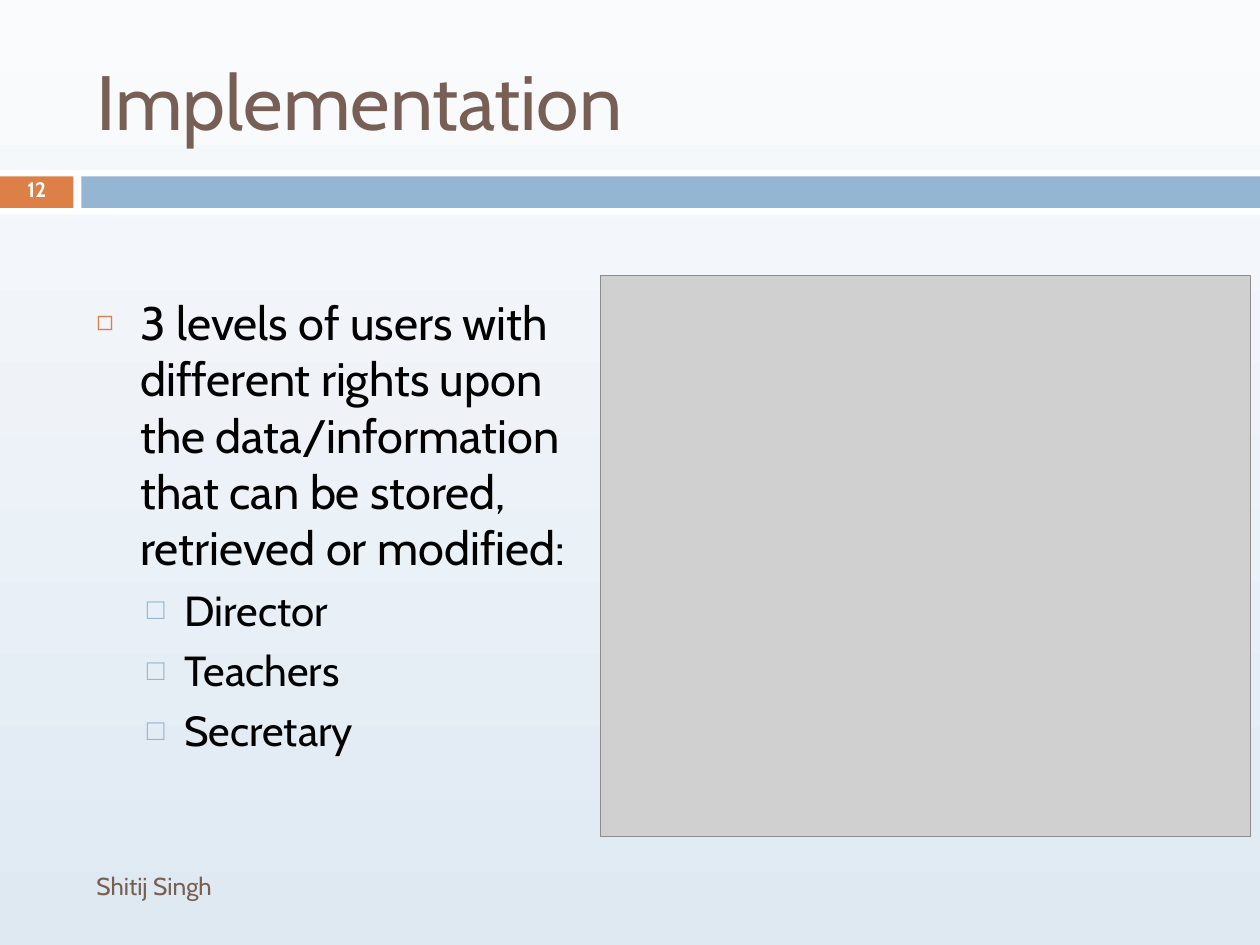
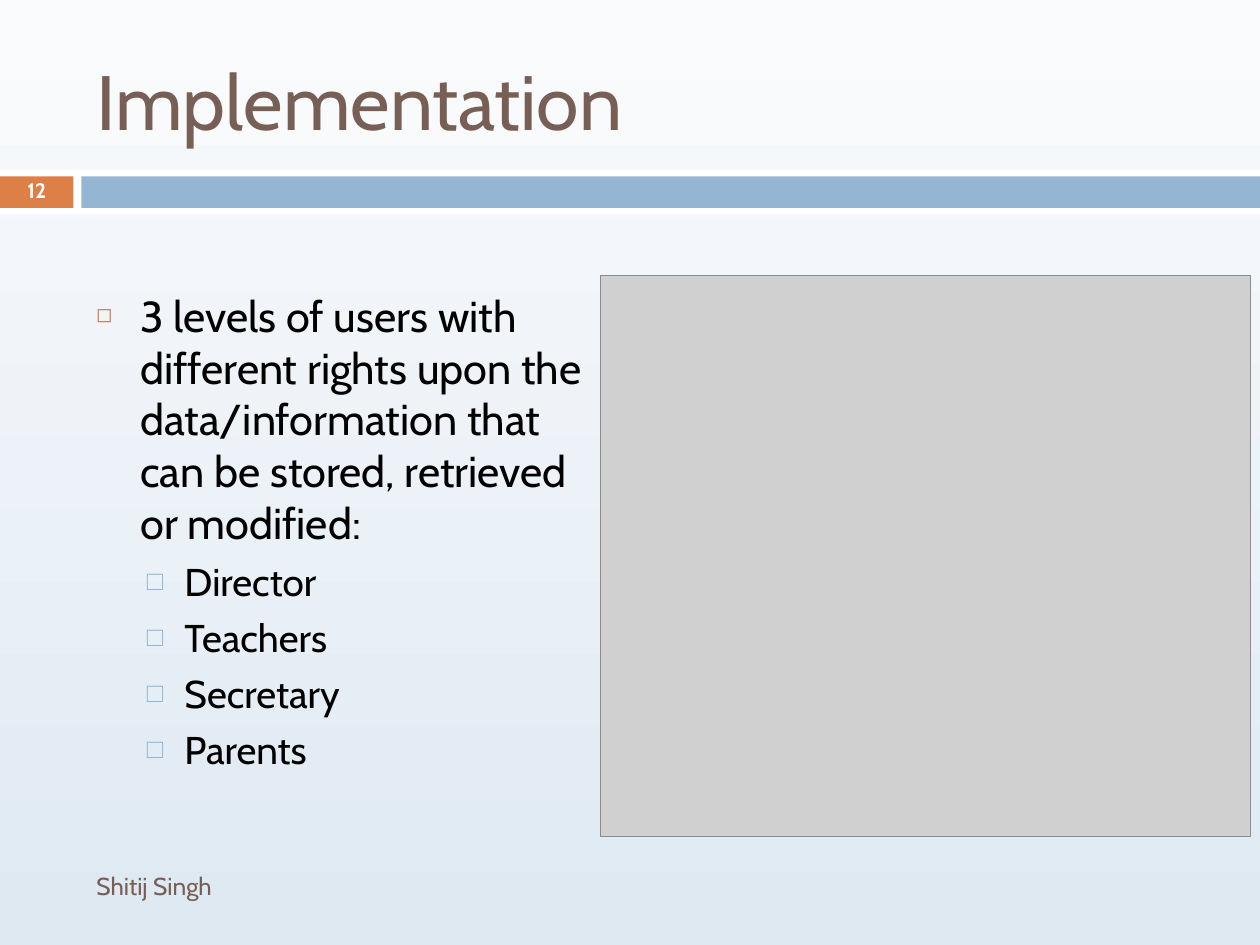
Before and after one commit to shitijbmw/myproject, a slide deck: slide 12 of sms.ppt. Drawn at 1260x945 pixels with LibreOffice and Linux fonts; fonts in the diff are those of the drawing; grey boxes stand for pictures. Boxes give left, top, right and bottom in pixels: in the first picture for what was removed or moved away, otherwise in the second. Text is boxed around its words. In the diff, an @@ line names an element or a change of style, - is before the commit and + after.

```diff
--- a/sms.ppt
+++ b/sms.ppt
@@ text at bbox=[140, 299, 581, 717]: size 26.8 to 24.6 pt in "3 levels of users with different rights ..."; size 24.1 to 22.1 pt in "Director", "Teachers", "Secretary" @@
@@ text at bbox=[184, 737, 306, 765]: paragraph added @@
+  □ Parents
```
Also in this commit, not shown: 2 other slides changed, 4 slides added.
